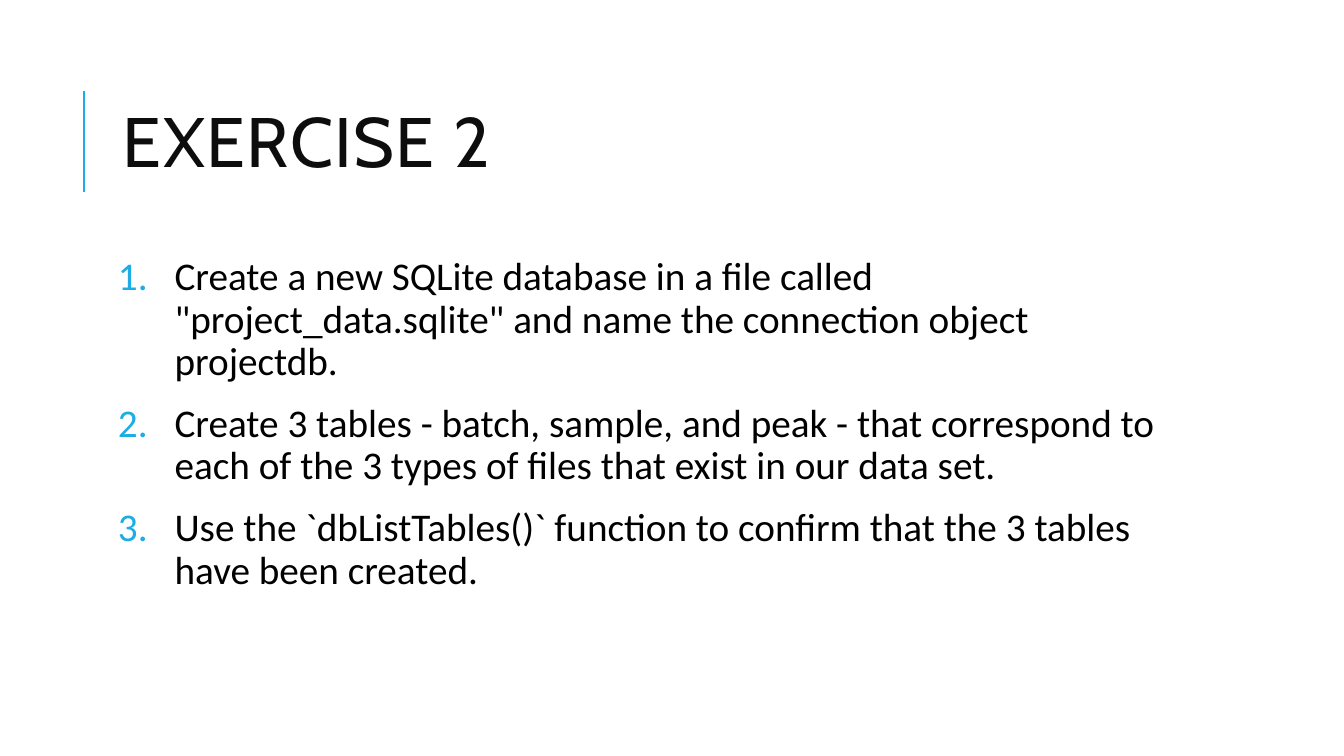
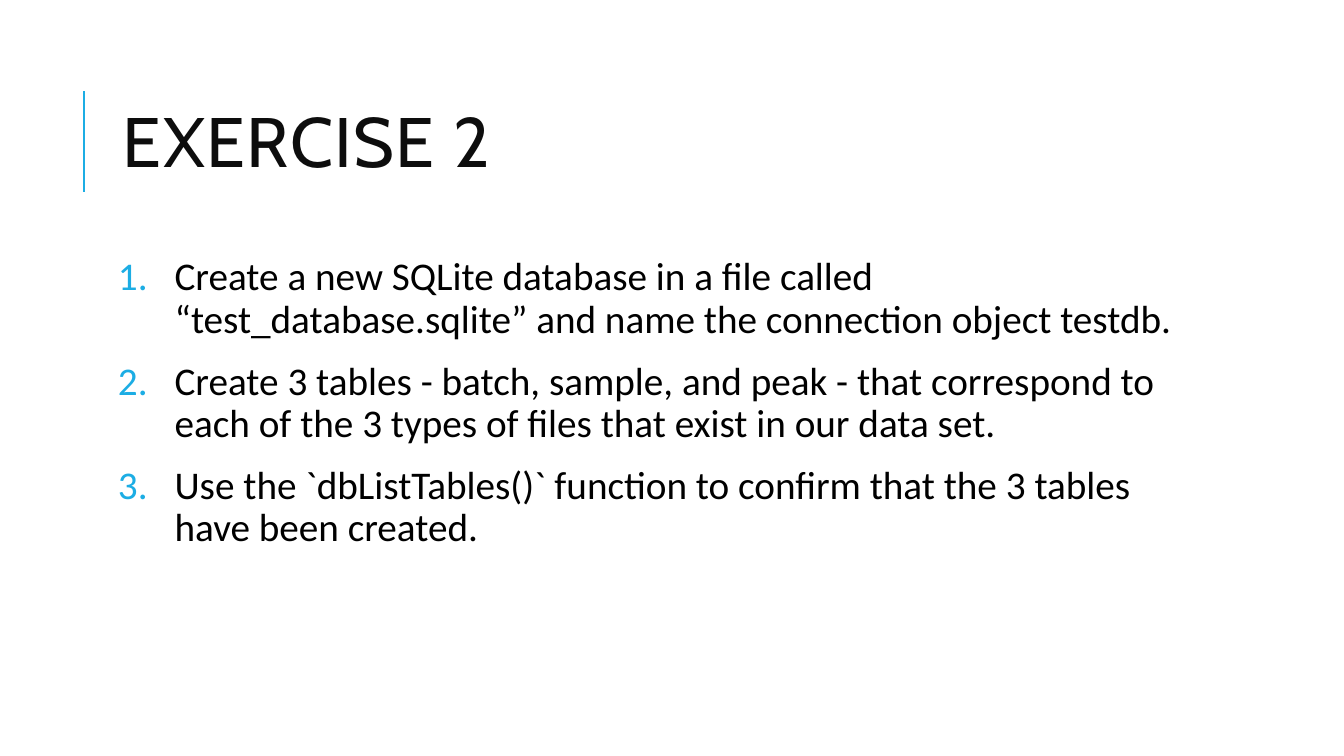
Before and after one commit to pcmathias/databases-dashboards-in-R, a slide deck: slide 11 of slides/03 - Databases with R.pptx. Drawn at 1344x756 pixels with LibreOffice and Linux fonts; fonts in the diff are those of the drawing. Boxes give left, top, right and bottom in pixels: in the first picture for what was removed or moved away, otherwise in the second. Text is boxed around its words. In the diff, an @@ line names an element or a change of style, - is before the commit and + after.

Commit message:
clean up for database renaming

```diff
--- a/slides/03 - Databases with R.pptx
+++ b/slides/03 - Databases with R.pptx
@@ text at (175,262,1171,340): text changed @@
-1. Create a new SQLite database in a file called "project_data.sqlite" and name the connection object projectdb.
+1. Create a new SQLite database in a file called “test_database.sqlite” and name the connection object testdb.
```
Also in this commit, not shown: 1 other slide changed, 1 other file.
